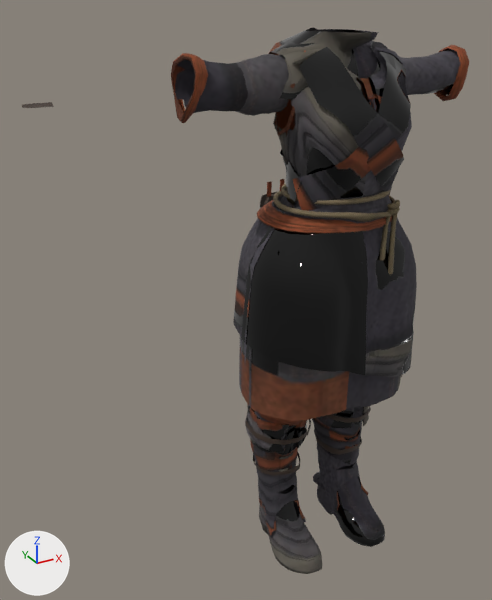
An edit to the glTF model public/models/armory/armor-ash-1.glb, drawn before and after from the same camera.
Rendered twice from a camera (50 mm lens) standing at (-1.066, -1.44, 1.599) and looking at (-0.211, 0.113, 0.823). Arrows for +X, +Y and +Z are at lower left; the lights stay in place. The first picture is the older version. Vertices at exactly the same position are counted once.

In view in the first picture: 'Outfit_Ash_1'.
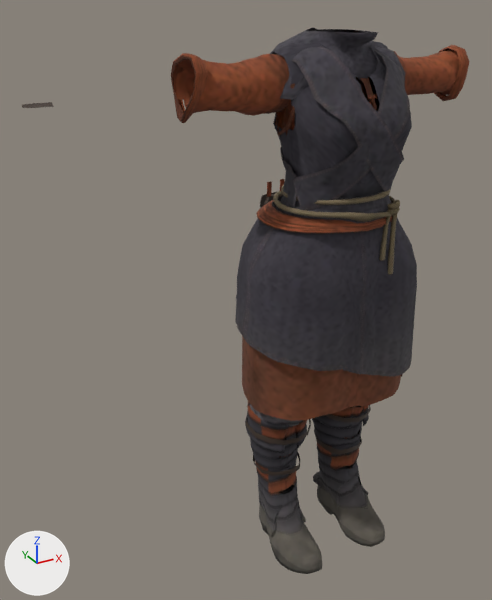
Diff of the bpy script that builds the scene:
```diff
--- a/public/models/armory/armor-ash-1.glb.py
+++ b/public/models/armory/armor-ash-1.glb.py
@@ me_outfit_ash_1 @@
 # used by ob_outfit_ash_1; location = (0.0, 0.0, 0.0)
-me_outfit_ash_1.from_pydata(...)  # 6750 vertices, 11478 faces; spans x -0.78..0.42, y -0.17..0.29, z -0.02..1.54
+me_outfit_ash_1.from_pydata(...)  # 6761 vertices, 11510 faces; spans x -0.78..0.42, y -0.17..0.29, z -0.02..1.54
+# me_outfit_ash_1 part 1: 246 vertices moved from x -0.27..0.27, y -0.17..0.29, z 0.54..1.5 to x -0.27..0.28, y -0.16..0.29, z 0.54..1.5; 107 vertices removed from x -0.26..0.28, y -0.16..0.23, z 0.41..1.5; 118 vertices added at x -0.25..0.27, y -0.16..0.22, z 0.4..1.5
+# me_outfit_ash_1 part 2: 8099 kept faces spanning x -0.41..0.41, y -0.17..0.29, z -0.02..1.54 get new texture (UV) coordinates
+# other edits to the shape of me_outfit_ash_1 do not show in these pictures
 me_outfit_ash_1.materials.append(mat_mi_ash_1)
```

Boxes (x1, y1, x2, y2) around the edits, measured in the pictures (492 x 600 px; the box of a moved part takes in the faces that stretch with it):
'Outfit_Ash_1', reshaped
    before: (22, 27, 469, 574)
    after: (22, 28, 470, 574)
part 1 of me_outfit_ash_1, moved or reshaped
    before: (233, 36, 414, 427)
    after: (235, 36, 412, 417)
part 2 of me_outfit_ash_1, surface changed
    both: (175, 28, 460, 574)
